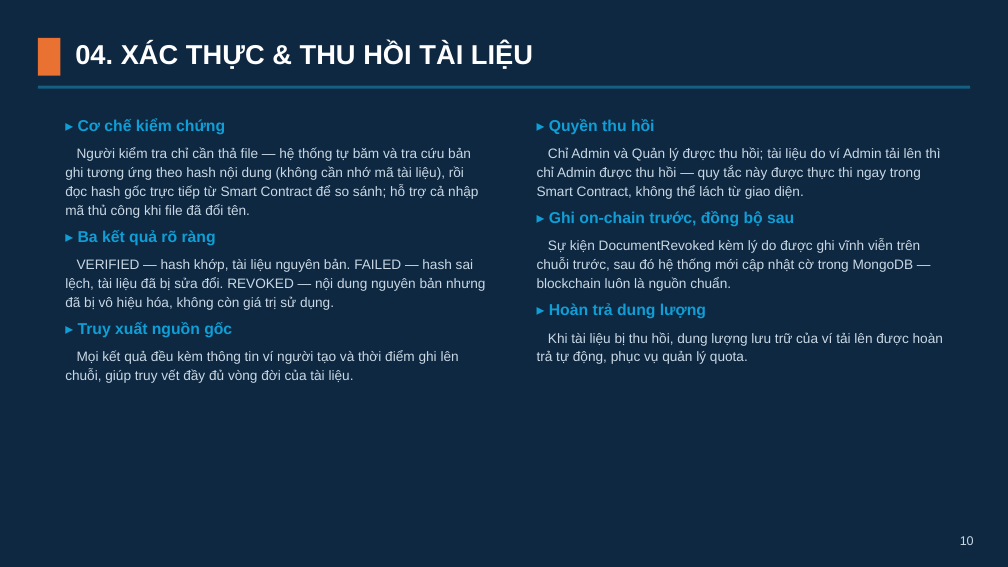
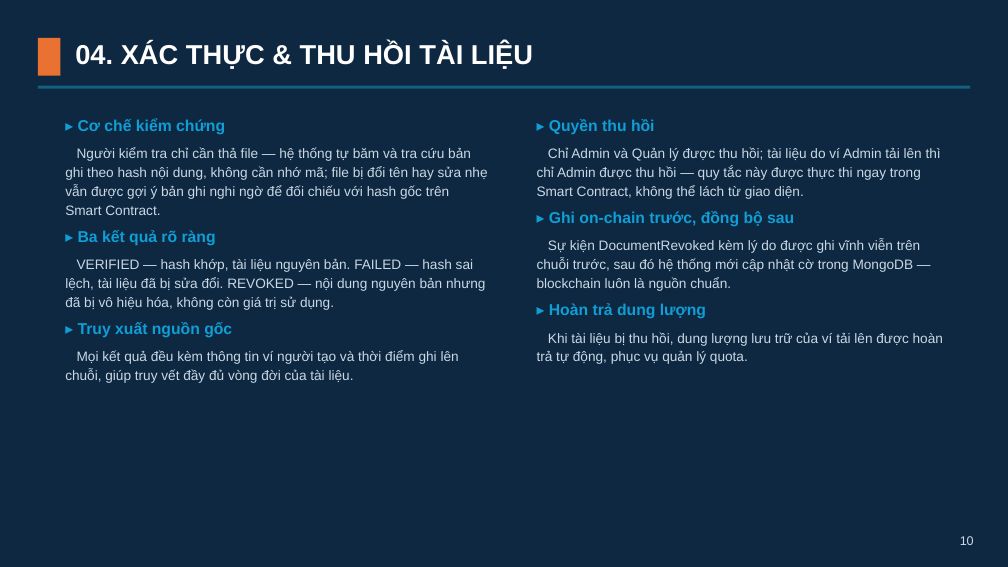
Before and after one commit to lelinh45/DATNLELINH, a slide deck: slide 10 of LeHongLinh_Slides.pptx. Drawn at 1008x567 pixels with LibreOffice and Linux fonts; fonts in the diff are those of the drawing. Boxes give left, top, right and bottom in pixels: in the first picture for what was removed or moved away, otherwise in the second. Text is boxed around its words. In the diff, an @@ line names an element or a change of style, - is before the commit and + after.

```diff
--- a/LeHongLinh_Slides.pptx
+++ b/LeHongLinh_Slides.pptx
@@ text at <box>65,147,488,215</box>: text changed @@
-Người kiểm tra chỉ cần thả file — hệ thống tự băm và tra cứu bản ghi tương ứng theo hash nội dung (không cần nhớ mã tài liệu), rồi đọc hash gốc trực tiếp từ Smart Contract để so sánh; hỗ trợ cả nhập mã thủ công khi file đã đổi tên.
+Người kiểm tra chỉ cần thả file — hệ thống tự băm và tra cứu bản ghi theo hash nội dung, không cần nhớ mã; file bị đổi tên hay sửa nhẹ vẫn được gợi ý bản ghi nghi ngờ để đối chiếu với hash gốc trên Smart Contract.
```
Also in this commit, not shown: 6 other files.
